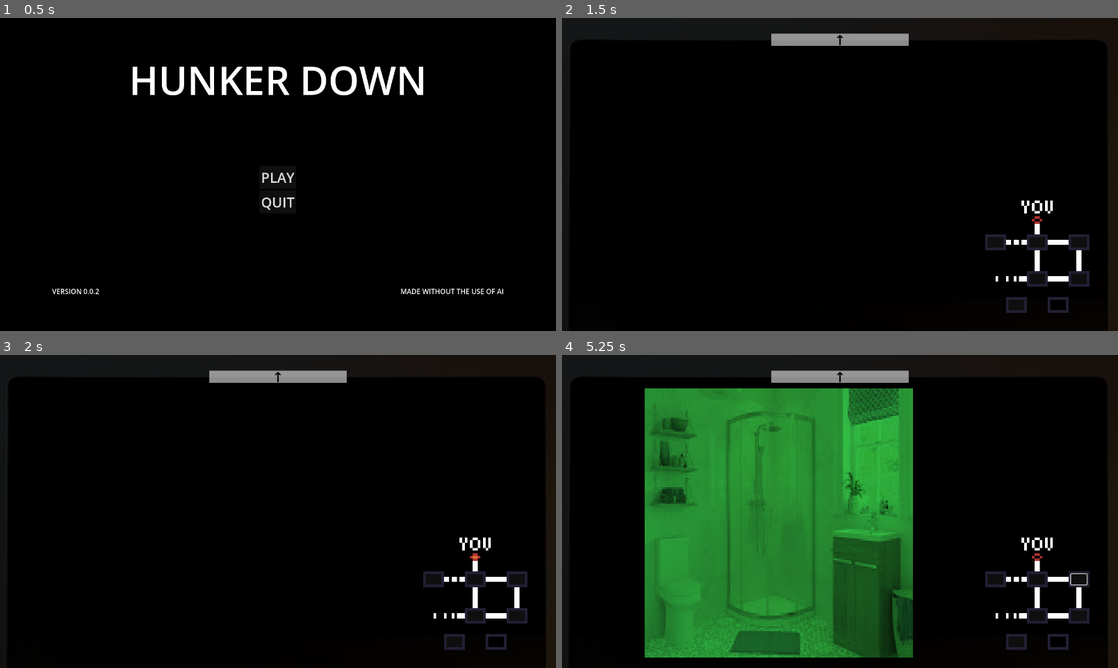
Above: before the commit, frames 1-4 (two rows, left to right).
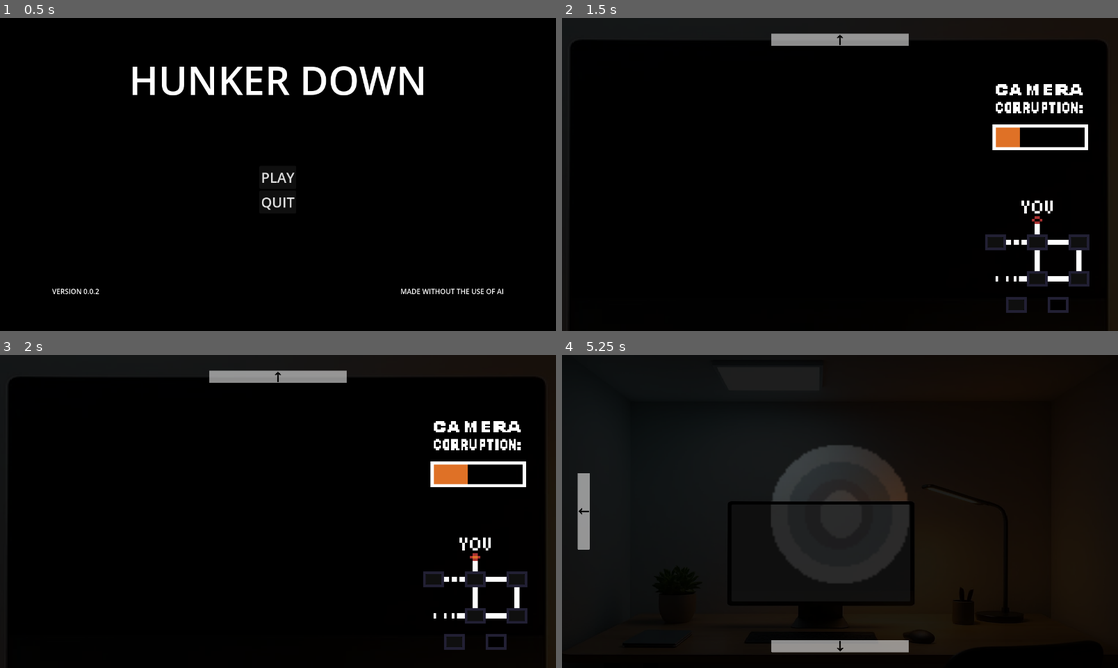
Above: after the commit, the same moments.

Repository: AwesomeYT2005/five-nights-with-monsters
Game: Godot game, scene res://scenes/main.tscn
The game is run twice, just before and just after one commit, with the same random seed, the same clock (stepped at 60 frames per second) and the same inputs. Video files are missing from this copy of the repository; at most half a second of black plays in their place. Sound files missing from this copy of the repository are replaced by a short silence.
Inputs (mouse positions are in pixels of both pictures, inside the frame that each line leads up to):
- Up to frame 1 (0.5 s): no input
- Up to frame 2 (1.5 s): click "PLAY" at 0.5 s; click (823, 215) at 1.25 s
- Up to frame 3 (2 s): no input
- Up to frame 4 (5.25 s): click (1017, 642) at 2 s; click (1056, 642) at 2.75 s; click (1034, 580) at 3.5 s; click (1079, 580) at 4.27 s; click (840, 514) at 5 s, where only the run after the commit has a clickable "PLAY"

Frame 1 is identical in both runs. In frame 2, 1.4% of the frame differs, in the area x 77-95%, y 21-43%; in frame 3, 1.6%; in frame 4, 51%, in the area x 2-100%, y 4-100%.

Commit message:
Added Corruption
Added a brand new 'enemy' that spawns on the camera. The player must click on black squares that spawn every 7 seconds in order to clear the Corruption. The player dies when 10 squares are spawned at once. Sound effects and death included.

Diff:
--- a/project.godot
+++ b/project.godot
@@ -20,6 +20,7 @@
 window/size/viewport_width=1280
 window/size/viewport_height=720
 window/size/resizable=false
+window/stretch/mode="viewport"
 
 [editor_plugins]
 
--- /dev/null
+++ b/scenes/enemies/corruption.tscn
@@ -0,0 +1,137 @@
+[gd_scene load_steps=19 format=3 uid="uid://dpkpqp6x35kva"]
+
+[ext_resource type="Texture2D" uid="uid://qmqjyddx801n" path="res://assets/images/enemies/corruptionspritesheet.png" id="1_iqujj"]
+[ext_resource type="Script" uid="uid://kn3hsn1dbsmj" path="res://scripts/enemies/corruption.gd" id="2_a1uoj"]
+
+[sub_resource type="AtlasTexture" id="AtlasTexture_a1uoj"]
+atlas = ExtResource("1_iqujj")
+region = Rect2(0, 0, 64, 64)
+
+[sub_resource type="AtlasTexture" id="AtlasTexture_uhrji"]
+atlas = ExtResource("1_iqujj")
+region = Rect2(64, 0, 64, 64)
+
+[sub_resource type="AtlasTexture" id="AtlasTexture_tfy2o"]
+atlas = ExtResource("1_iqujj")
+region = Rect2(128, 0, 64, 64)
+
+[sub_resource type="AtlasTexture" id="AtlasTexture_vumrb"]
+atlas = ExtResource("1_iqujj")
+region = Rect2(192, 0, 64, 64)
+
+[sub_resource type="AtlasTexture" id="AtlasTexture_8q3j4"]
+atlas = ExtResource("1_iqujj")
+region = Rect2(0, 64, 64, 64)
+
+[sub_resource type="AtlasTexture" id="AtlasTexture_wd56f"]
+atlas = ExtResource("1_iqujj")
+region = Rect2(64, 64, 64, 64)
+
+[sub_resource type="AtlasTexture" id="AtlasTexture_ipu1b"]
+atlas = ExtResource("1_iqujj")
+region = Rect2(128, 64, 64, 64)
+
+[sub_resource type="AtlasTexture" id="AtlasTexture_lq7id"]
+atlas = ExtResource("1_iqujj")
+region = Rect2(192, 64, 64, 64)
+
+[sub_resource type="AtlasTexture" id="AtlasTexture_l1cuv"]
+atlas = ExtResource("1_iqujj")
+region = Rect2(0, 128, 64, 64)
+
+[sub_resource type="AtlasTexture" id="AtlasTexture_o46o1"]
+atlas = ExtResource("1_iqujj")
+region = Rect2(64, 128, 64, 64)
+
+[sub_resource type="AtlasTexture" id="AtlasTexture_rdplg"]
+atlas = ExtResource("1_iqujj")
+region = Rect2(128, 128, 64, 64)
+
+[sub_resource type="AtlasTexture" id="AtlasTexture_eo447"]
+atlas = ExtResource("1_iqujj")
+region = Rect2(192, 128, 64, 64)
+
+[sub_resource type="AtlasTexture" id="AtlasTexture_kmuc2"]
+atlas = ExtResource("1_iqujj")
+region = Rect2(0, 192, 64, 64)
+
+[sub_resource type="AtlasTexture" id="AtlasTexture_hq48t"]
+atlas = ExtResource("1_iqujj")
+region = Rect2(64, 192, 64, 64)
+
+[sub_resource type="AtlasTexture" id="AtlasTexture_k6e4p"]
+atlas = ExtResource("1_iqujj")
+region = Rect2(128, 192, 64, 64)
+
+[sub_resource type="SpriteFrames" id="SpriteFrames_rjq6m"]
+animations = [{
+"frames": [{
+"duration": 1.0,
+"texture": SubResource("AtlasTexture_a1uoj")
+}, {
+"duration": 1.0,
+"texture": SubResource("AtlasTexture_uhrji")
+}, {
+"duration": 1.0,
+"texture": SubResource("AtlasTexture_tfy2o")
+}, {
+"duration": 1.0,
+"texture": SubResource("AtlasTexture_vumrb")
+}, {
+"duration": 1.0,
+"texture": SubResource("AtlasTexture_8q3j4")
+}, {
+"duration": 1.0,
+"texture": SubResource("AtlasTexture_wd56f")
+}, {
+"duration": 1.0,
+"texture": SubResource("AtlasTexture_ipu1b")
+}, {
+"duration": 1.0,
+"texture": SubResource("AtlasTexture_lq7id")
+}, {
+"duration": 1.0,
+"texture": SubResource("AtlasTexture_l1cuv")
+}, {
+"duration": 1.0,
+"texture": SubResource("AtlasTexture_o46o1")
+}, {
+"duration": 1.0,
+"texture": SubResource("AtlasTexture_rdplg")
+}, {
+"duration": 1.0,
+"texture": SubResource("AtlasTexture_eo447")
+}, {
+"duration": 1.0,
+"texture": SubResource("AtlasTexture_kmuc2")
+}, {
+"duration": 1.0,
+"texture": SubResource("AtlasTexture_hq48t")
+}, {
+"duration": 1.0,
+"texture": SubResource("AtlasTexture_k6e4p")
+}],
+"loop": true,
+"name": &"default",
+"speed": 60.0
+}]
+
+[node name="Corruption" type="AnimatedSprite2D"]
+visible = false
+texture_filter = 1
+scale = Vector2(3.359375, 1.9946289)
+sprite_frames = SubResource("SpriteFrames_rjq6m")
+autoplay = "default"
+frame_progress = 0.12590024
+script = ExtResource("2_a1uoj")
+
+[node name="Button" type="TextureButton" parent="."]
+z_index = 1
+offset_left = -21.0
+offset_top = -18.0
+offset_right = 20.0
+offset_bottom = 23.0
+
+[node name="NAME" type="Node" parent="."]
+
+[connection signal="pressed" from="Button" to="." method="_on_button_pressed"]
--- a/scenes/menu/camera_map.tscn
+++ b/scenes/menu/camera_map.tscn
@@ -20,6 +20,9 @@
 [ext_resource type="AudioStream" uid="uid://bevxqrpycfu8q" path="res://assets/sounds/enemies/doorman/footsteps.mp3" id="17_dga73"]
 [ext_resource type="PackedScene" uid="uid://bdyu3yc1p54mv" path="res://scenes/enemies/chirrup.tscn" id="18_navta"]
 [ext_resource type="AudioStream" uid="uid://cydmojoeut0wq" path="res://assets/sounds/enemies/chirrup/laugh.mp3" id="19_sio3c"]
+[ext_resource type="Texture2D" uid="uid://lou004qi7psy" path="res://assets/images/gui/corruptionindicator-sheet.png" id="20_mh6d6"]
+[ext_resource type="AudioStream" uid="uid://df0e37fbm1yd3" path="res://assets/sounds/enemies/corruption/woosh.mp3" id="20_swkak"]
+[ext_resource type="AudioStream" uid="uid://bre188c6m37y5" path="res://assets/sounds/objects/computer/corruptionbeep.mp3" id="21_qumol"]
 
 [sub_resource type="AtlasTexture" id="AtlasTexture_0g3vh"]
 atlas = ExtResource("2_opuwt")
@@ -80,7 +83,7 @@
 "texture": SubResource("AtlasTexture_0g3vh")
 }],
 "loop": true,
-"name": &"back_hall",
+"name": &"backhall",
 "speed": 5.0
 }, {
 "frames": [{
@@ -120,7 +123,7 @@
 "texture": SubResource("AtlasTexture_v7j8g")
 }],
 "loop": true,
-"name": &"dining_room",
+"name": &"diningroom",
 "speed": 5.0
 }, {
 "frames": [{
@@ -128,7 +131,7 @@
 "texture": SubResource("AtlasTexture_1e3em")
 }],
 "loop": true,
-"name": &"front_hall",
+"name": &"fronthall",
 "speed": 5.0
 }, {
 "frames": [{
@@ -152,7 +155,7 @@
 "texture": SubResource("AtlasTexture_jku8s")
 }],
 "loop": true,
-"name": &"living_room",
+"name": &"livingroom",
 "speed": 5.0
 }, {
 "frames": [{
@@ -181,6 +184,91 @@
 }]
 
 [sub_resource type="RectangleShape2D" id="RectangleShape2D_mh6d6"]
+
+[sub_resource type="AtlasTexture" id="AtlasTexture_qumol"]
+atlas = ExtResource("20_mh6d6")
+region = Rect2(0, 0, 64, 64)
+
+[sub_resource type="AtlasTexture" id="AtlasTexture_swkak"]
+atlas = ExtResource("20_mh6d6")
+region = Rect2(64, 0, 64, 64)
+
+[sub_resource type="AtlasTexture" id="AtlasTexture_msoio"]
+atlas = ExtResource("20_mh6d6")
+region = Rect2(128, 0, 64, 64)
+
+[sub_resource type="AtlasTexture" id="AtlasTexture_byggb"]
+atlas = ExtResource("20_mh6d6")
+region = Rect2(192, 0, 64, 64)
+
+[sub_resource type="AtlasTexture" id="AtlasTexture_tn4ej"]
+atlas = ExtResource("20_mh6d6")
+region = Rect2(0, 64, 64, 64)
+
+[sub_resource type="AtlasTexture" id="AtlasTexture_1nnp8"]
+atlas = ExtResource("20_mh6d6")
+region = Rect2(64, 64, 64, 64)
+
+[sub_resource type="AtlasTexture" id="AtlasTexture_h5cf7"]
+atlas = ExtResource("20_mh6d6")
+region = Rect2(128, 64, 64, 64)
+
+[sub_resource type="AtlasTexture" id="AtlasTexture_mtg05"]
+atlas = ExtResource("20_mh6d6")
+region = Rect2(192, 64, 64, 64)
+
+[sub_resource type="AtlasTexture" id="AtlasTexture_rtjnu"]
+atlas = ExtResource("20_mh6d6")
+region = Rect2(0, 128, 64, 64)
+
+[sub_resource type="AtlasTexture" id="AtlasTexture_nhoos"]
+atlas = ExtResource("20_mh6d6")
+region = Rect2(64, 128, 64, 64)
+
+[sub_resource type="AtlasTexture" id="AtlasTexture_x3atp"]
+atlas = ExtResource("20_mh6d6")
+region = Rect2(128, 128, 64, 64)
+
+[sub_resource type="SpriteFrames" id="SpriteFrames_ndqm2"]
+animations = [{
+"frames": [{
+"duration": 1.0,
+"texture": SubResource("AtlasTexture_qumol")
+}, {
+"duration": 1.0,
+"texture": SubResource("AtlasTexture_swkak")
+}, {
+"duration": 1.0,
+"texture": SubResource("AtlasTexture_msoio")
+}, {
+"duration": 1.0,
+"texture": SubResource("AtlasTexture_byggb")
+}, {
+"duration": 1.0,
+"texture": SubResource("AtlasTexture_tn4ej")
+}, {
+"duration": 1.0,
+"texture": SubResource("AtlasTexture_1nnp8")
+}, {
+"duration": 1.0,
+"texture": SubResource("AtlasTexture_h5cf7")
+}, {
+"duration": 1.0,
+"texture": SubResource("AtlasTexture_mtg05")
+}, {
+"duration": 1.0,
+"texture": SubResource("AtlasTexture_rtjnu")
+}, {
+"duration": 1.0,
+"texture": SubResource("AtlasTexture_nhoos")
+}, {
+"duration": 1.0,
+"texture": SubResource("AtlasTexture_x3atp")
+}],
+"loop": true,
+"name": &"default",
+"speed": 20.0
+}]
 
 [sub_resource type="AtlasTexture" id="AtlasTexture_ymivg"]
 atlas = ExtResource("1_ymivg")
@@ -228,7 +316,7 @@
 position = Vector2(-595, -129)
 scale = Vector2(0.48316386, 0.8597222)
 sprite_frames = SubResource("SpriteFrames_jd6pe")
-animation = &"corridor"
+animation = &"fronthall"
 autoplay = "default"
 metadata/_edit_lock_ = true
 
@@ -266,6 +354,12 @@
 [node name="CollisionShape2D" type="CollisionShape2D" parent="Terrain/Enemies/Chirrup/Chirrup"]
 shape = SubResource("RectangleShape2D_mh6d6")
 
+[node name="Corruption" type="Node2D" parent="Terrain/Enemies"]
+
+[node name="Woosh" type="AudioStreamPlayer2D" parent="Terrain/Enemies/Corruption"]
+stream = ExtResource("20_swkak")
+volume_db = 5.0
+
 [node name="EnemyTimers" type="Node" parent="Terrain"]
 
 [node name="Doorman" type="Node" parent="Terrain/EnemyTimers"]
@@ -284,6 +378,12 @@
 [node name="StoppingTimer" type="Timer" parent="Terrain/EnemyTimers/Chirrup"]
 wait_time = 5.0
 one_shot = true
+
+[node name="Corruption" type="Node" parent="Terrain/EnemyTimers"]
+
+[node name="SpawnTimer" type="Timer" parent="Terrain/EnemyTimers/Corruption"]
+wait_time = 0.1
+autostart = true
 
 [node name="Floor1Buttons" type="Control" parent="."]
 visible = false
@@ -432,6 +532,15 @@
 offset_bottom = 1248.0
 theme_override_colors/icon_normal_color = Color(1, 1, 1, 1)
 theme_override_font_sizes/font_size = 9
+
+[node name="CorruptionIndicator" type="AnimatedSprite2D" parent="."]
+position = Vector2(7, -286)
+scale = Vector2(3.921875, 3.703125)
+sprite_frames = SubResource("SpriteFrames_ndqm2")
+
+[node name="Beep" type="AudioStreamPlayer2D" parent="CorruptionIndicator"]
+stream = ExtResource("21_qumol")
+volume_db = 10.0
 
 [node name="CameraTree" type="AnimatedSprite2D" parent="."]
 scale = Vector2(6, 6)
@@ -449,11 +558,13 @@
 position = Vector2(172.5, 153)
 shape = SubResource("RectangleShape2D_sio3c")
 
+[connection signal="animation_changed" from="Terrain" to="." method="_on_terrain_animation_changed"]
 [connection signal="finished" from="Terrain/Enemies/Doorman/Knock" to="." method="_on_knock_finished"]
 [connection signal="timeout" from="Terrain/EnemyTimers/Doorman/SpawnTimer" to="." method="_on_doorman_timer_timeout"]
 [connection signal="timeout" from="Terrain/EnemyTimers/Doorman/KnockTimer" to="." method="_on_knock_timer_timeout"]
 [connection signal="timeout" from="Terrain/EnemyTimers/Chirrup/SpawnTimer" to="." method="_on_chirrup_timer_timeout"]
 [connection signal="timeout" from="Terrain/EnemyTimers/Chirrup/StoppingTimer" to="." method="_on_stopping_timer_timeout"]
+[connection signal="timeout" from="Terrain/EnemyTimers/Corruption/SpawnTimer" to="." method="_on_spawn_timer_timeout"]
 [connection signal="pressed" from="Floor1Buttons/Floor2" to="." method="_on_floor_2_pressed"]
 [connection signal="pressed" from="Floor1Buttons/DiningRoom" to="." method="_on_dining_room_pressed"]
 [connection signal="pressed" from="Floor1Buttons/Kitchen" to="." method="_on_kitchen_pressed"]
--- /dev/null
+++ b/scripts/enemies/corruption.gd
@@ -0,0 +1,4 @@
+extends AnimatedSprite2D
+
+func _on_button_pressed() -> void:
+	self.queue_free()
--- a/scripts/levels/camera_map.gd
+++ b/scripts/levels/camera_map.gd
@@ -4,8 +4,9 @@
 @onready var floor_1_buttons: Control = $Floor1Buttons
 @onready var floor_2_buttons: Control = $Floor2Buttons
 @onready var terrain: AnimatedSprite2D = $Terrain
-
-#Doorman dependencies
+var game_ready = false
+
+#region Doorman Dependencies
 @onready var doorman: Sprite2D = $Terrain/Enemies/Doorman/Doorman
 @onready var d_s_timer: Timer = $Terrain/EnemyTimers/Doorman/SpawnTimer
 @onready var d_knock: AudioStreamPlayer2D = $Terrain/Enemies/Doorman/Knock
@@ -17,8 +18,9 @@
 const DOORMAN_SPAWN_MAX: int = 45
 const DOORMAN_KNOCK_MIN: int = 2
 const DOORMAN_KNOCK_MAX: int = 5
-
-#Chirrup dependencies
+#endregion
+
+#region Chirrup Dependencies
 var chirrup_pos_x
 var chirrup_pos_y
 @onready var chirrup: AnimatableBody2D = $Terrain/Enemies/Chirrup/Chirrup
@@ -29,9 +31,21 @@
 var chirrup_stage: int = 0
 const CHIRRUP_SPAWN_MIN: int = 10
 const CHIRRUP_SPAWN_MAX: int = 20
-
-#Custom signals
+#endregion
+
+#region Corruption dependencies
+@onready var corruption: Node2D = $Terrain/Enemies/Corruption
+@onready var corruption_indicator: AnimatedSprite2D = $CorruptionIndicator
+@onready var beep: AudioStreamPlayer2D = $CorruptionIndicator/Beep
+@onready var woosh: AudioStreamPlayer2D = $Terrain/Enemies/Corruption/Woosh
+var corruption_scene = preload("res://scenes/enemies/corruption.tscn")
+var corruption_instance
+var corruption_total: int = 0
+#endregion
+
+#region Custom signals
 signal player_dead
+#endregion
 
 func _ready() -> void:
 
@@ -46,9 +60,12 @@
 	#Get Chirrup's starting position
 	chirrup_pos_y = chirrup.position.y
 
+	#Game is ready
+	game_ready = true
+
 func _process(_delta: float) -> void:
 
-	# Doorman visible on monitor check
+	#Doorman visible on monitor check
 	if terrain.animation == "corridor" and doorman_spawned:
 		doorman.visible = true
 	else:
@@ -60,9 +77,17 @@
 	else:
 		d_footsteps.volume_db = 10
 
+
+	#Camera Corruption Indicator
+	corruption_indicator.frame = corruption_total
+
+	#Corruption death
+	if corruption_total == 10:
+		player_dead.emit("The Corruption")
+
 func _physics_process(delta: float) -> void:
 
-		#Chirrup behaviour
+	#Chirrup behaviour
 	if chirrup_stage == 0 or !c_stop_timer.is_stopped():
 		pass
 	elif chirrup_stage == 1 and chirrup.position.y > -370 and c_stop_timer.is_stopped():
@@ -79,20 +104,18 @@
 	else:
 		player_dead.emit("Chirrup")
 
-###################################
-
-# FUNCTIONS
-
-###################################
-
-
-
-###################################
-
-# ALL CAMERA LOCATIONS
-
-###################################
-
+#region Functions
+func randb(boolean):
+	randomize()
+	var val = randi_range(0,1)
+	if val == 1:
+		boolean = true
+	elif val == 0:
+		boolean = false
+	return boolean
+#endregion
+
+#region Camera Locations
 func _on_floor_1_pressed() -> void:
 	cam_tree.animation = "floor_1"
 	floor_1_buttons.visible = true
@@ -122,10 +145,10 @@
 	terrain.animation = "staircase"
 
 func _on_dining_room_pressed() -> void:
-	terrain.animation = "dining_room"
+	terrain.animation = "diningroom"
 
 func _on_front_hall_pressed() -> void:
-	terrain.animation = "front_hall"
+	terrain.animation = "fronthall"
 
 func _on_kitchen_pressed() -> void:
 	terrain.animation = "kitchen"
@@ -134,17 +157,13 @@
 	terrain.animation = "bedroom"
 
 func _on_back_hall_pressed() -> void:
-	terrain.animation = "back_hall"
+	terrain.animation = "backhall"
 
 func _on_living_room_pressed() -> void:
-	terrain.animation = "living_room"
-
-########################################
-
-# DOORMAN
-
-########################################
-
+	terrain.animation = "livingroom"
+#endregion
+
+#region Doorman Signals
 func _on_doorman_timer_timeout() -> void:
 	doorman_spawned = true
 	d_knock.play(0.0)
@@ -168,7 +187,9 @@
 		d_knock.volume_db = 0
 		d_s_timer.wait_time = randi_range(DOORMAN_SPAWN_MIN,DOORMAN_SPAWN_MAX)
 		d_s_timer.start()
-
+#endregion
+
+#region Chirrup Signals
 ########################################
 
 # CHIRRUP
@@ -188,3 +209,46 @@
 
 func _on_stopping_timer_timeout() -> void:
 	chirrup_stage = 2
+#endregion
+
+#region Corruption Signals
+func _on_spawn_timer_timeout() -> void:
+	var chosen_room
+	var f: bool
+	for i in range(randi_range(0,3)):
+		f = randi_range(0,1)
+	var rooms: Array = []
+	if f ==  true:
+		var rooms_temp = floor_1_buttons.get_children()
+		rooms_temp.append_array(floor_2_buttons.get_children())
+		for i in rooms_temp:
+			rooms.append(i.name)
+		chosen_room = rooms.pick_random()
+		if chosen_room == "Floor1" or chosen_room == "Floor2":
+			pass
+		else:
+			corruption_instance = corruption_scene.instantiate()
+			corruption.add_child(corruption_instance)
+			corruption_instance.position = Vector2i(randi_range(-500,500),randi_range(-280,280))
+			var cor_name = corruption_instance.get_node("NAME")
+			cor_name.name = chosen_room
+			corruption_instance.tree_exiting.connect(_on_corruption_tree_exiting)
+			corruption_total += 1
+			beep.play(0.0)
+
+#Corruption viewing camera check
+func _on_terrain_animation_changed() -> void:
+	if game_ready == true:
+		for i in corruption.get_children():
+			if i.name == "Woosh":
+				pass
+			elif i.get_child(1).name.to_lower() == terrain.animation:
+				i.visible = true
+			else:
+				i.visible = false
+
+func _on_corruption_tree_exiting() -> void:
+	corruption_total -= 1
+	woosh.play()
+
+#endregion
--- a/scripts/main.gd
+++ b/scripts/main.gd
@@ -6,6 +6,7 @@
 const DOOR_OPEN_CLOSE = preload("res://assets/sounds/enemies/doorman/door_open_close.mp3")
 const WINDOW_SMASH = preload("res://assets/sounds/enemies/chirrup/window-smash.mp3")
 const LAUGH_DEATH = preload("res://assets/sounds/enemies/chirrup/laugh-death.mp3")
+const TOYS_DYING = preload("res://assets/sounds/enemies/corruption/toys_dying.mp3")
 var main_menu_scene = preload("res://scenes/menu/main_menu.tscn")
 var level_scene = preload("res://scenes/levels/level.tscn")
 
@@ -39,6 +40,8 @@
 		death_sound.stream = DOOR_OPEN_CLOSE
 	if enemy == "Chirrup":
 		death_sound.stream = WINDOW_SMASH
+	if enemy == "The Corruption":
+		death_sound.stream = TOYS_DYING
 	var killtag = fade.get_node_or_null("TextureRect2/KillTag")
 	killtag.text = enemy
 	death_sound.play(0.0)
Binary file added: assets/images/enemies/corruption.ase
Binary file added: assets/images/enemies/corruptionspritesheet.png
Not shown, added: assets/images/enemies/corruptionspritesheet.png.import
Binary file added: assets/images/gui/corruptionindicator-sheet.png
Not shown, added: assets/images/gui/corruptionindicator-sheet.png.import
Binary file added: assets/images/gui/corruptionindicator.ase
Not shown, added: assets/sounds/enemies/corruption/toys_dying.mp3.import
Not shown, added: assets/sounds/enemies/corruption/woosh.mp3.import
Not shown, added: assets/sounds/objects/computer/corruptionbeep.mp3.import
Not shown, changed: export_presets.cfg
Not shown: 1 places in scenes/menu/camera_map.tscn that only renumber resources
Not shown, added: scripts/enemies/corruption.gd.uid
(and 3 more such lines)
